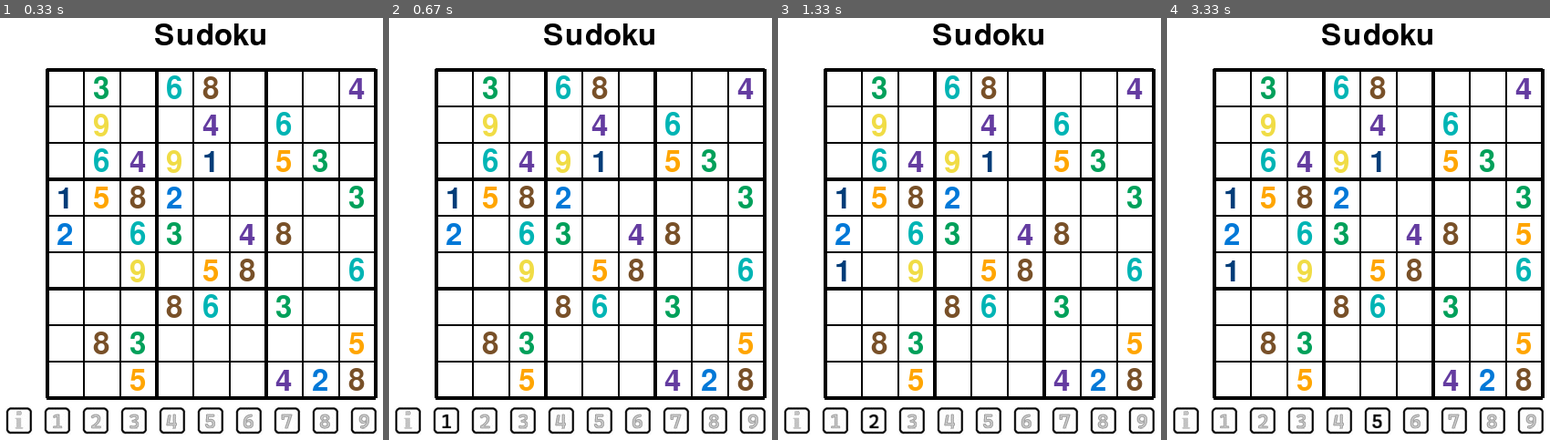
Above: before the commit, frames 1-4 (left to right).
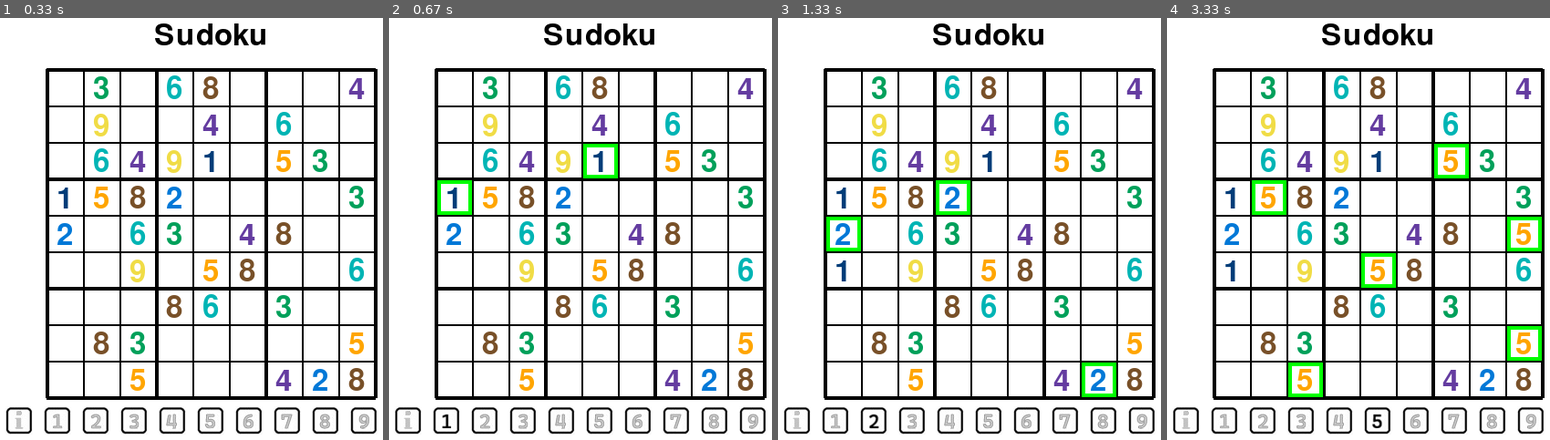
Above: after the commit, the same moments.

Repository: MrReedQEGS/Pygame-Sudoku
Game: pygame game, started from main.py
The game is run twice, just before and just after one commit, with the same random seed, the same clock (stepped at 60 frames per second) and the same inputs.
Inputs (mouse positions are in pixels of both pictures, inside the frame that each line leads up to):
- Up to frame 1 (0.33 s): no input
- Up to frame 2 (0.67 s): click (446, 418) at 0.38 s
- Up to frame 3 (1.33 s): click (846, 279) at 0.72 s; click (873, 418) at 1.05 s
- Up to frame 4 (3.33 s): click (1301, 418) at 1.38 s; click (1339, 418) at 1.72 s; click (outside the picture) at 2.05 s; click (1377, 418) at 2.38 s; click (1281, 60) at 2.72 s; click (1530, 220) at 3.05 s

Frame 1 is identical in both runs. In frame 2, 0.6% of the frame differs, in the area x 12-60%, y 29-47%; in frame 3, 0.8%; in frame 4, 1.7%, in the area x 22-98%, y 29-90%.

Commit message:
Radio button work

Diff:
--- a/main.py
+++ b/main.py
@@ -385,6 +385,9 @@
   theNineButton.grey=True
   theNineButton.currentImg = theNineButton.greyImg
 
+  if(numGoingIntoGrid != "0"):
+     AddAllNumsToHighlightList(numGoingIntoGrid)
+
 def TwoButtonCallback(isItGrey):
   global editMode,numGoingIntoGrid
 
@@ -414,6 +417,9 @@
   theNineButton.grey=True
   theNineButton.currentImg = theNineButton.greyImg
 
+  if(numGoingIntoGrid != "0"):
+     AddAllNumsToHighlightList(numGoingIntoGrid)
+
 
 def ThreeButtonCallback(isItGrey):
   global editMode,numGoingIntoGrid
@@ -444,6 +450,9 @@
   theNineButton.grey=True
   theNineButton.currentImg = theNineButton.greyImg
 
+  if(numGoingIntoGrid != "0"):
+     AddAllNumsToHighlightList(numGoingIntoGrid)
+
 def FourButtonCallback(isItGrey):
   global editMode,numGoingIntoGrid
 
@@ -473,6 +482,9 @@
   theNineButton.grey=True
   theNineButton.currentImg = theNineButton.greyImg
 
+  if(numGoingIntoGrid != "0"):
+     AddAllNumsToHighlightList(numGoingIntoGrid)
+
 def FiveButtonCallback(isItGrey):
   global editMode,numGoingIntoGrid
 
@@ -502,6 +514,9 @@
   theNineButton.grey=True
   theNineButton.currentImg = theNineButton.greyImg
 
+  if(numGoingIntoGrid != "0"):
+     AddAllNumsToHighlightList(numGoingIntoGrid)
+
 def SixButtonCallback(isItGrey):
   global editMode,numGoingIntoGrid
 
@@ -531,6 +546,9 @@
   theNineButton.grey=True
   theNineButton.currentImg = theNineButton.greyImg
 
+  if(numGoingIntoGrid != "0"):
+     AddAllNumsToHighlightList(numGoingIntoGrid)
+
 def SevenButtonCallback(isItGrey):
   global editMode,numGoingIntoGrid
 
@@ -560,6 +578,9 @@
   theNineButton.grey=True
   theNineButton.currentImg = theNineButton.greyImg
 
+  if(numGoingIntoGrid != "0"):
+     AddAllNumsToHighlightList(numGoingIntoGrid)
+
 def EightButtonCallback(isItGrey):
   global editMode,numGoingIntoGrid
 
@@ -589,6 +610,9 @@
   theNineButton.grey=True
   theNineButton.currentImg = theNineButton.greyImg
 
+  if(numGoingIntoGrid != "0"):
+     AddAllNumsToHighlightList(numGoingIntoGrid)
+
 
 def NineButtonCallback(isItGrey):
   global editMode,numGoingIntoGrid
@@ -619,6 +643,9 @@
   theEightButton.grey=True
   theEightButton.currentImg = theEightButton.greyImg
 
+  if(numGoingIntoGrid != "0"):
+     AddAllNumsToHighlightList(numGoingIntoGrid)
+
 buttonPanelOffset = -45
 theInfoButton = MyClickableImageButton(buttonPanelOffset+grid_x0,grid_y0+CELL_SIZE*GRID_SIZE+BUTTON_PANEL_GAP_Y,infoImage,infoGreyImage,surface,InfoButtonCallback)
 theOneButton = MyToggleImageButton(buttonPanelOffset+grid_x0+1*+(CELL_SIZE+NUM_BUTTON_X_GAP),grid_y0+CELL_SIZE*GRID_SIZE+BUTTON_PANEL_GAP_Y,numberButtons[0],numberGreyButtons[0],surface,OneButtonCallback)
@@ -660,11 +687,11 @@
               highlightedCells = []
 
           else:
-            highlightedCells = []
             #We might be in edit mode - so put a number into this cell??
             if(editMode == True):
               AddNumberToACell(someCell)
-              highlightNum = "0"
+              AddAllNumsToHighlightList(numGoingIntoGrid)
+              highlightNum = numGoingIntoGrid
         else:
           highlightedCells = []
 
